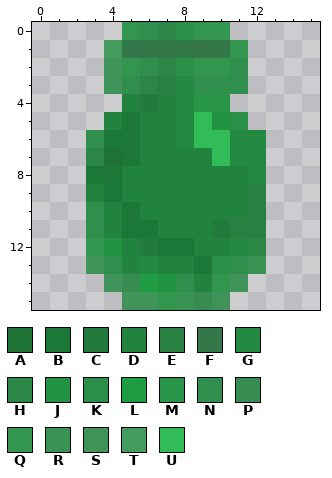
Pixel-art sprite -- items/generic/other/emptyflask.png. Above is the file before it was changed.
The file is 16x16 pixels. Colours within 5 levels of each other are drawn and written as one.
Palette (. is transparent): A #1e7235  B #1c7836  C #227b3c  D #21833d  E #288042  F #347748  G #248941  H #2c8746  J #229343  K #2a8f47  L #1f9d45  M #299548  N #308f4c  P #388c52  Q #33964f  R #399353  S #40945a  T #449b5e  U #32bc57
Pixels before, first column x 3:
 0 ..QNHKQQ..
 1 .TFFFFFFQ.
 2 .SQNHKQQN.
 3 .SNHEGNNN.
 4 ..DCDGMM..
 5 .DBDDGUJK.
 6 NBBDDGUUGG
 7 HABDDDDUGG
 8 BBDDDDDDDG
 9 DBDDDDDDDE
10 NDBDDDDDDE
11 NDBBDDDCEE
12 QJDCBBDDGH
13 SNDGDDBKNR
14 .SPLJNDQS.
15 ..SSQRPS..
Now the later version:
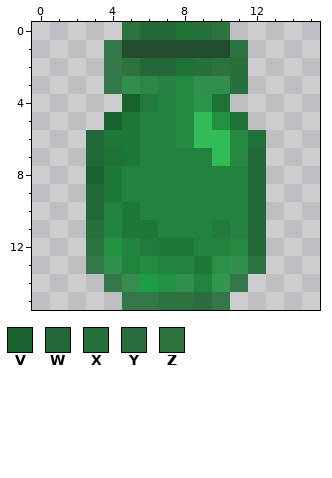
Colours new in this view: V #19612d  W #226937  X #25703b  Y #2c6d40  Z #2c7340
Change:
colour F: #347748 -> #214c2d
colour S: #40945a -> #347748
Changed rows in their new state; - is a pixel that keeps its letter.
first column x 3:
 0 --ZWWAXZ--
 1 -S------Z-
 2 --ZWWAXZX-
 3 --------X-
 4 --V----A--
 5 -V------A-
 6 W--------A
 7 W--------W
 8 V--------W
 9 W--------W
10 W--------W
11 X--------W
12 Z--------W
13 ---------Z
15 ----ZZY---
